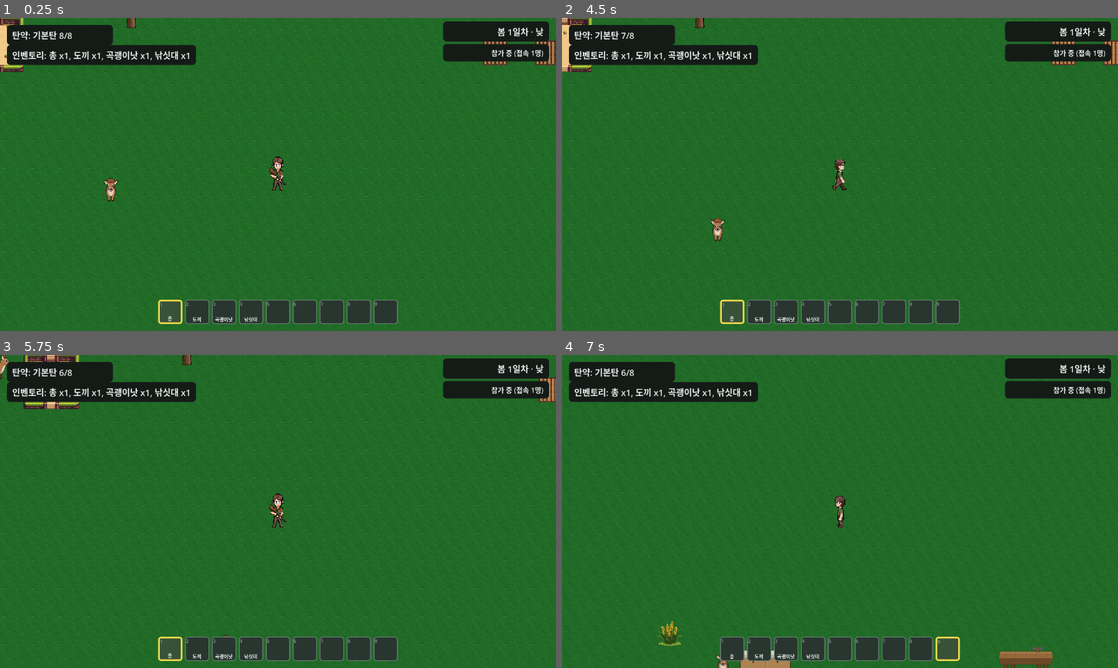
Above: before the commit, frames 1-4 (two rows, left to right).
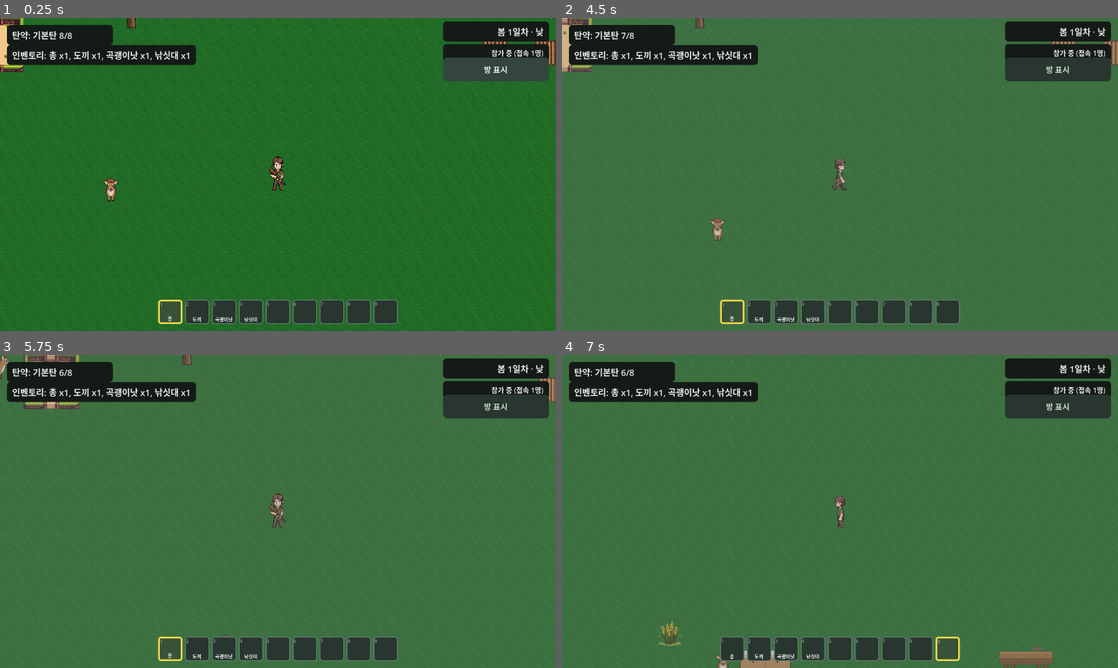
Above: after the commit, the same moments.

Repository: kimtuna/life_game
Game: Godot game, scene res://scenes/world/world.tscn
Two runs of this game, one before a commit and one after it. Both use one fixed random seed, a clock stepped at 60 frames per second and the inputs below. This scene is started directly instead of the project's main scene.
Inputs (mouse positions are in pixels of both pictures, inside the frame that each line leads up to):
- Up to frame 1 (0.25 s): no input
- Up to frame 2 (4.5 s): click (1056, 68) at 0.5 s, where only the run after the commit has a clickable "방 표시"; tap Enter at 1.25, 3.5 s; move the mouse to (962, 158) at 1.27 s; hold D 1.28-2 s; tap E at 1.35, 4.35 s; click (962, 158) at 1.42 s; drag from (728, 190) to (812, 237) at 2.02 s; tap Space at 2.75, 4.25 s; move the mouse to (895, 105) at 2.77 s; hold D 2.78-3.5 s; tap 9 at 2.85 s; drag from (812, 237) to (673, 127) at 3.52 s; move the mouse to (1006, 221) at 4.27 s; hold A from 4.28 s (still down)
- Up to frame 3 (5.75 s): release A at 5 s; drag from (111, 464) to (205, 589) at 5.02 s
- Up to frame 4 (7 s): move the mouse to (867, 511) at 5.77 s; hold S 5.78-6.5 s; tap 9 at 5.85 s; click (867, 511) at 5.92 s; drag from (756, 433) to (728, 527) at 6.52 s

The runs differ from the first frame. In frame 1, 1.4% of the frame differs, in the area x 79-99%, y 12-21%; in frame 2, 91%; in frame 3, 91%, in the area x 0-100%, y 0-100%; in frame 4, 91%.

Commit message:
[INBOX #126] 방(Room) 오버레이 UI(산소미포함 스타일 반투명 격자 색칠 토글) 추가
HUD 우상단에 토글 버튼을 추가하고, 켜면 화면에 보이는 격자 칸 위에 방 종류별
반투명 색(주방/제작소/대장간/연구소/농장/목장)을, 잡실·야외는 회색으로 칠한다.
기존 get_room_id_at()/get_room_category() API를 그대로 재사용해 판정 로직 중복이
없다.

## 어려움 / 에러와 해결
- 새 class_name(RoomOverlay)을 쓰면서 전역 클래스 캐시 미갱신으로 파싱 에러가 남 —
  godot --headless --editor --quit로 캐시를 먼저 갱신해야 했다.
- 스크린샷 캡처를 --headless로 시도했더니 frame_post_draw가 끝없이 대기함 — 실제
  렌더러(godot --path ., --headless 없이)로 실행해야 한다는 기존 교훈을 다시 확인.
- 스크린샷을 눈으로만 보면 알파 0.3~0.35 오버레이가 거의 안 보였다 — Pillow로
  픽셀 RGB를 직접 비교(회색 76→92, 방 내부 76→(76,99,135) 파란색 이동)하고 확대
  크롭으로 재확인해서 정상 동작임을 확인했다.

Co-Authored-By: Claude Sonnet 5 <noreply@anthropic.com>

Diff:
--- /dev/null
+++ b/game/qa/inbox126_check.gd
@@ -0,0 +1,125 @@
+extends Node
+## INBOX #126 확인용 — 방(Room) 오버레이 토글이 실제로 켜지고, 방 종류별 색(제작소)과
+## 잡실/야외 색(회색)이 화면에 서로 다르게 칠해지는지 스크린샷으로 확인한다.
+## inbox125_check.gd와 같은 패턴(격리된 좌표에 직접 벽/오브젝트를 놓고 카메라를 옮겨
+## 스크린샷)을 그대로 재사용한다.
+
+const OUT_DIR := "/tmp/qa126"
+
+
+func _ready() -> void:
+	DirAccess.make_dir_recursive_absolute(OUT_DIR)
+	await get_tree().process_frame
+	await get_tree().process_frame
+	await get_tree().process_frame
+	await _boot_to_world()
+	await get_tree().process_frame
+	await get_tree().process_frame
+	await get_tree().process_frame
+	await _run_checks()
+
+
+func _boot_to_world() -> void:
+	get_tree().current_scene._on_play_pressed()
+	await get_tree().process_frame
+	await get_tree().process_frame
+	get_tree().current_scene._on_slot_pressed(0)
+	await get_tree().process_frame
+	await get_tree().process_frame
+	if get_tree().current_scene.has_method("_on_confirm_pressed"):
+		get_tree().current_scene._on_confirm_pressed()
+		await get_tree().process_frame
+		await get_tree().process_frame
+		await get_tree().process_frame
+	get_tree().current_scene._on_single_player_pressed()
+	await get_tree().process_frame
+	await get_tree().process_frame
+	await get_tree().process_frame
+
+
+func _fail(msg: String) -> void:
+	print("QA_INBOX126_CHECK_FAIL: ", msg)
+	get_tree().quit()
+
+
+func _run_checks() -> void:
+	var world := get_tree().current_scene
+	world.set_physics_process(false)
+	world.set_process(false)
+
+	if world.room_overlay == null:
+		_fail("world.room_overlay 노드가 없음")
+		return
+	if world.room_overlay_toggle == null:
+		_fail("world.room_overlay_toggle 버튼이 없음")
+		return
+
+	# 격리된 자리에 3x3 방 둘레에 벽을 놓고, 그 안에 가공대를 넣어 "제작소"로 판정되게 한다.
+	var origin_world: Vector2 = Vector2(-200000, -200000)
+	var origin_cell: Vector2i = world._world_to_grid(origin_world)
+	for dx in range(4):
+		for dy in range(4):
+			if dx > 0 and dx < 3 and dy > 0 and dy < 3:
+				continue
+			var cell: Vector2i = origin_cell + Vector2i(dx, dy)
+			world._grid_occupancy[cell] = world._spawn_structure("wood_wall", cell)
+	var table := preload("res://scenes/processing_table/processing_table.tscn").instantiate()
+	var inner_cell: Vector2i = origin_cell + Vector2i(1, 1)
+	table.global_position = world._grid_to_world_center(inner_cell)
+	table.player_ref = world.player_sprite
+	table.world_ref = world
+	world.add_child(table)
+	world._recompute_rooms()
+
+	var room_id: int = world.get_room_id_at(world._grid_to_world_center(inner_cell))
+	if room_id == -1:
+		_fail("방으로 인식되지 않음(room_id=-1)")
+		return
+	var category: String = world.get_room_category(room_id)
+	if category != "제작소":
+		_fail("가공대가 있는 방이 '제작소'로 판정되지 않음 — 실제: %s" % category)
+		return
+
+	# 오버레이를 켠다 (토글 버튼을 눌렀을 때와 동일한 경로).
+	world.room_overlay_toggle.button_pressed = true
+	await get_tree().process_frame
+
+	if not world.room_overlay.active:
+		_fail("토글을 켰는데 room_overlay.active가 false")
+		return
+	if not world.room_overlay.visible:
+		_fail("토글을 켰는데 room_overlay.visible이 false")
+		return
+
+	# 카메라를 방 한가운데(제작소, 색이 있어야 함)에 둔 스크린샷.
+	world.player_sprite.global_position = world._grid_to_world_center(inner_cell)
+	world.camera.global_position = world.player_sprite.global_position
+	await get_tree().process_frame
+	await get_tree().process_frame
+	await RenderingServer.frame_post_draw
+	var img_room := get_viewport().get_texture().get_image()
+	img_room.save_png("%s/00_overlay_on_workshop_room.png" % OUT_DIR)
+
+	# 카메라를 방 밖 트인 들판(잡실/방 없음 = 회색)으로 옮긴 스크린샷 — 같은 화면에
+	# 방(색)과 바깥(회색) 경계가 같이 보이게 절반쯤 걸치는 위치로 잡는다.
+	var outside_world: Vector2 = world._grid_to_world_center(origin_cell + Vector2i(2, 8))
+	world.player_sprite.global_position = outside_world
+	world.camera.global_position = outside_world
+	await get_tree().process_frame
+	await get_tree().process_frame
+	await RenderingServer.frame_post_draw
+	var img_outside := get_viewport().get_texture().get_image()
+	img_outside.save_png("%s/01_overlay_on_outside_gray.png" % OUT_DIR)
+
+	# 토글을 끄면 오버레이가 다시 안 보여야 한다.
+	world.room_overlay_toggle.button_pressed = false
+	await get_tree().process_frame
+	if world.room_overlay.active or world.room_overlay.visible:
+		_fail("토글을 껐는데도 room_overlay가 여전히 active/visible")
+		return
+	await RenderingServer.frame_post_draw
+	var img_off := get_viewport().get_texture().get_image()
+	img_off.save_png("%s/02_overlay_off.png" % OUT_DIR)
+
+	print("QA_INBOX126_CHECK_PASS")
+	get_tree().quit()
--- a/game/scenes/world/world.gd
+++ b/game/scenes/world/world.gd
@@ -299,6 +299,8 @@
 @onready var time_label: Label = $UI/HUD/TimePanel/TimeLabel
 @onready var net_panel: PanelContainer = $UI/HUD/NetPanel
 @onready var net_label: Label = $UI/HUD/NetPanel/NetLabel
+@onready var room_overlay_toggle: Button = $UI/HUD/RoomOverlayToggle
+@onready var room_overlay: RoomOverlay = $RoomOverlay
 @onready var day_night_modulate: CanvasModulate = $DayNightModulate
 @onready var rain_overlay: ColorRect = $UI/RainOverlay
 @onready var ui_layer: CanvasLayer = $UI
@@ -412,6 +414,8 @@
 	_update_time_label()
 	rain_overlay.visible = TimeData.is_raining
 	_setup_networking()
+	room_overlay.setup(self, BUILD_GRID_SIZE)
+	room_overlay_toggle.toggled.connect(_on_room_overlay_toggle_toggled)
 
 
 func _process(delta: float) -> void:
@@ -1867,6 +1871,11 @@
 	get_tree().change_scene_to_file("res://scenes/main_menu/main_menu.tscn")
 
 
+## 방 오버레이 토글(INBOX #126, 산소미포함 참고) — HUD 우상단 버튼.
+func _on_room_overlay_toggle_toggled(pressed: bool) -> void:
+	room_overlay.set_active(pressed)
+
+
 ## 멀티플레이 세션(INBOX #14)이 열려 있으면(NetworkSession.host_room/join_room을 거쳐
 ## 들어온 경우) 다른 플레이어의 접속/해제를 반영하고 위치 방송을 시작한다. 싱글플레이로
 ## 곧장 들어온 경우(NetworkSession.is_active() == false)는 아무것도 하지 않아 기존 동작과
--- a/game/scenes/world/world.tscn
+++ b/game/scenes/world/world.tscn
@@ -3,6 +3,7 @@
 [ext_resource type="Script" path="res://scenes/world/world.gd" id="1_script"]
 [ext_resource type="Theme" path="res://theme/main_theme.tres" id="2_theme"]
 [ext_resource type="Texture2D" path="res://assets/sprites/ground/grass_tile.png" id="3_ground"]
+[ext_resource type="Script" path="res://scripts/room_overlay.gd" id="4_room_overlay"]
 
 [sub_resource type="StyleBoxFlat" id="StyleBoxFlat_hud_panel"]
 bg_color = Color(0.078, 0.106, 0.092, 1)
@@ -53,6 +54,10 @@
 
 [node name="RemotePlayers" type="Node2D" parent="."]
 
+[node name="RoomOverlay" type="Node2D" parent="."]
+z_index = 10
+script = ExtResource("4_room_overlay")
+
 [node name="Camera2D" type="Camera2D" parent="."]
 position = Vector2(640, 360)
 
@@ -136,6 +141,22 @@
 horizontal_alignment = 2
 text = ""
 
+[node name="RoomOverlayToggle" type="Button" parent="UI/HUD"]
+layout_mode = 1
+anchors_preset = 3
+anchor_left = 1.0
+anchor_top = 0.0
+anchor_right = 1.0
+anchor_bottom = 0.0
+offset_left = -260.0
+offset_top = 108.0
+offset_right = -16.0
+offset_bottom = 146.0
+grow_horizontal = 0
+theme_override_font_sizes/font_size = 18
+toggle_mode = true
+text = "방 표시"
+
 [node name="HotbarBar" type="HBoxContainer" parent="UI/HUD"]
 layout_mode = 1
 anchors_preset = -1
--- /dev/null
+++ b/game/scripts/room_overlay.gd
@@ -0,0 +1,66 @@
+extends Node2D
+class_name RoomOverlay
+## 방(Room) 오버레이(INBOX #126, 산소미포함 참고): 화면 우상단 툴바 버튼으로 켜고 끄면,
+## 화면에 보이는 격자 칸 위에 방 종류별 반투명 색을 겹쳐 그린다. world.gd가 setup()으로
+## 자기 참조와 격자 크기를 넘겨주고(door.gd와 같은 패턴), 실제 방 판정은
+## world_ref.get_room_id_at()/get_room_category()를 그대로 재사용한다(판정 로직 중복 없음).
+
+## 방 종류별 색(카테고리 색은 서로 뚜렷이 구분되게, 전부 낮은 알파로 뒤가 비쳐 보이게 함).
+const CATEGORY_COLORS := {
+	"주방": Color(0.95, 0.55, 0.2, 0.35),
+	"제작소": Color(0.3, 0.55, 0.95, 0.35),
+	"대장간": Color(0.85, 0.25, 0.2, 0.35),
+	"연구소": Color(0.6, 0.35, 0.9, 0.35),
+	"농장": Color(0.35, 0.8, 0.3, 0.35),
+	"목장": Color(0.9, 0.75, 0.2, 0.35),
+}
+## 잡실이거나 방 자체가 없는 칸(벽 밖 야외 포함).
+const UNCLASSIFIED_COLOR := Color(0.5, 0.5, 0.5, 0.3)
+
+var active: bool = false
+
+var world_ref: Node2D = null
+var _grid_size: float = 16.0
+
+
+func setup(world: Node2D, grid_size: float) -> void:
+	world_ref = world
+	_grid_size = grid_size
+
+
+func set_active(value: bool) -> void:
+	active = value
+	visible = value
+	queue_redraw()
+
+
+func _process(_delta: float) -> void:
+	## 카메라가 플레이어를 따라 매 프레임 움직이므로, 켜져 있는 동안은 화면에 보이는
+	## 칸 범위도 매 프레임 다시 계산해야 한다("방 배치가 바뀔 때만" 갱신하면 충분한 건
+	## 방 판정 자체지, 화면에 어느 칸이 보이는지는 그것과 별개다).
+	if active:
+		queue_redraw()
+
+
+func _draw() -> void:
+	if not active or world_ref == null:
+		return
+	var cam: Camera2D = world_ref.camera
+	if cam == null:
+		return
+	var viewport_size: Vector2 = get_viewport_rect().size
+	var top_left: Vector2 = cam.global_position - viewport_size * 0.5
+	var bottom_right: Vector2 = cam.global_position + viewport_size * 0.5
+	var min_cell := Vector2i(floori(top_left.x / _grid_size), floori(top_left.y / _grid_size))
+	var max_cell := Vector2i(floori(bottom_right.x / _grid_size), floori(bottom_right.y / _grid_size))
+	for gx in range(min_cell.x, max_cell.x + 1):
+		for gy in range(min_cell.y, max_cell.y + 1):
+			var cell_world := Vector2((gx + 0.5) * _grid_size, (gy + 0.5) * _grid_size)
+			var room_id: int = world_ref.get_room_id_at(cell_world)
+			var color := UNCLASSIFIED_COLOR
+			if room_id != -1:
+				var category: String = world_ref.get_room_category(room_id)
+				if CATEGORY_COLORS.has(category):
+					color = CATEGORY_COLORS[category]
+			var rect := Rect2(Vector2(gx, gy) * _grid_size, Vector2(_grid_size, _grid_size))
+			draw_rect(rect, color, true)
Not shown, added: game/qa/inbox126_check.gd.uid
Not shown, added: game/scripts/room_overlay.gd.uid
Not shown, changed: docs/STATUS.md
Not shown, changed: docs/feedback/INBOX.md
